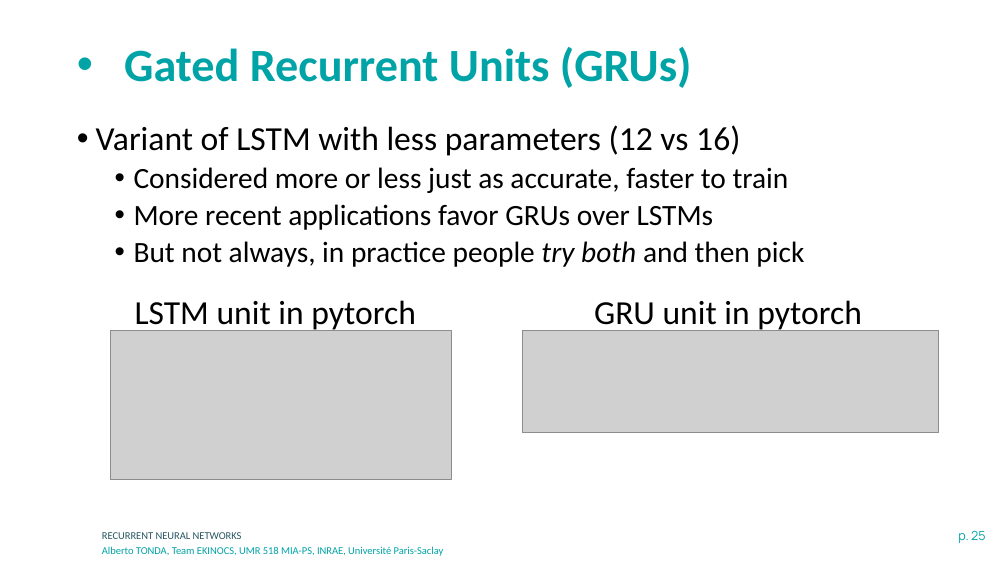
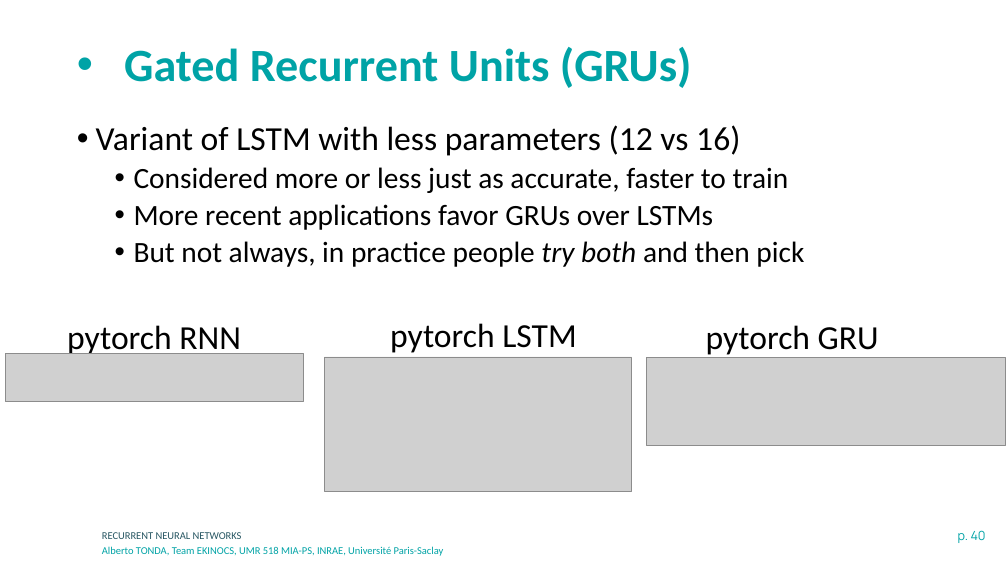
Before and after one commit to albertotonda/teaching, a slide deck: slide 40 of deep-learning-in-practice-with-pytorch/4-recurrent-neural-networks.pptx (slide 25 before the commit). Drawn at 1008x567 pixels with LibreOffice and Linux fonts; fonts in the diff are those of the drawing; grey boxes stand for pictures; background and template pictures are left out. Boxes give left, top, right and bottom in pixels: in the first picture for what was removed or moved away, otherwise in the second. Text is boxed around its words. In the diff, an @@ line names an element or a change of style, - is before the commit and + after.

```diff
--- a/deep-learning-in-practice-with-pytorch/4-recurrent-neural-networks.pptx
+++ b/deep-learning-in-practice-with-pytorch/4-recurrent-neural-networks.pptx
@@ text added at (x1=67, y1=325, x2=241, y2=357), 32 pt, text #000000 @@
+pytorch RNN
@@ text at (x1=390, y1=323, x2=576, y2=353): text changed @@
-LSTM unit in pytorch
+pytorch LSTM
@@ text at (x1=706, y1=325, x2=879, y2=355): text changed @@
-GRU unit in pytorch
+pytorch GRU
@@ picture added at (x1=5, y1=353, x2=304, y2=402) @@
@@ picture resized from (x1=110, y1=330, x2=451, y2=479) to (x1=324, y1=357, x2=631, y2=491) @@
@@ picture resized from (x1=523, y1=330, x2=939, y2=433) to (x1=647, y1=358, x2=1006, y2=446) @@
@@ page number at (x1=958, y1=530, x2=986, y2=543): text changed @@
-p. 25
+p. 40
```
Also in this commit, not shown: 1 other slide changed, 15 slides added, 6 other files.
